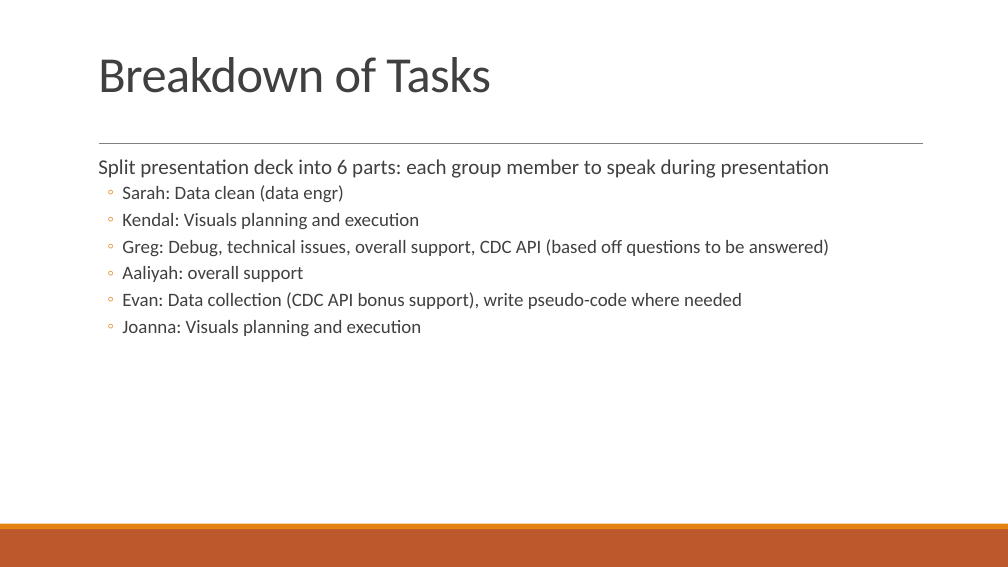
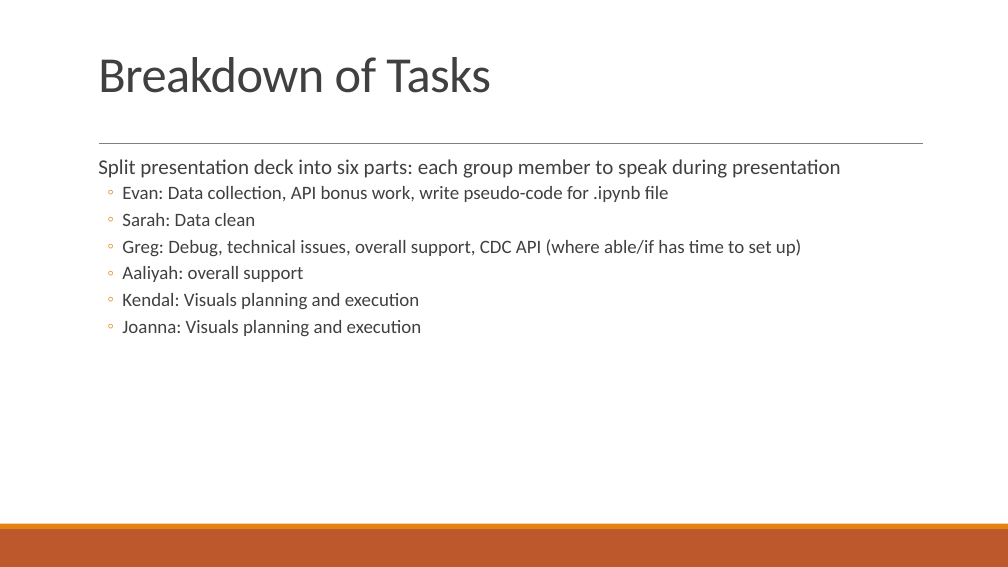
Before and after one commit to Evdawg/Project_1_Covid_Data, a slide deck: slide 9 of Project notes.pptx. Drawn at 1008x567 pixels with LibreOffice and Linux fonts; fonts in the diff are those of the drawing. Boxes give left, top, right and bottom in pixels: in the first picture for what was removed or moved away, otherwise in the second. Text is boxed around its words. In the diff, an @@ line names an element or a change of style, - is before the commit and + after.

Commit message:
5/10/2023: Updated README. Added Resources folder containing EARN workbook and single csv file from workbook sheet. Added .ipynb file for project work. Started initial data import of EARN_all_states.csv file.

```diff
--- a/Project notes.pptx
+++ b/Project notes.pptx
@@ text at [98,159,841,282]: text changed; size 20 to 18 pt @@
-  Split presentation deck into 6 parts: each group member to speak during presentation
-  ◦ Sarah: Data clean (data engr)
+  Split presentation deck into six parts: each group member to speak during presentation
+  ◦ Evan: Data collection, API bonus work, write pseudo-code for .ipynb file
+  ◦ Sarah: Data clean
+  ◦ Greg: Debug, technical issues, overall support, CDC API (where able/if has time to set up)
+  ◦ Aaliyah: overall support
@@ text at [122,239,829,309]: paragraphs removed @@
-  ◦ Greg: Debug, technical issues, overall support, CDC API (based off questions to be answered)
-  ◦ Aaliyah: overall support
-  ◦ Evan: Data collection (CDC API bonus support), write pseudo-code where needed
```
Also in this commit, not shown: 2 other slides changed, 4 other files.
